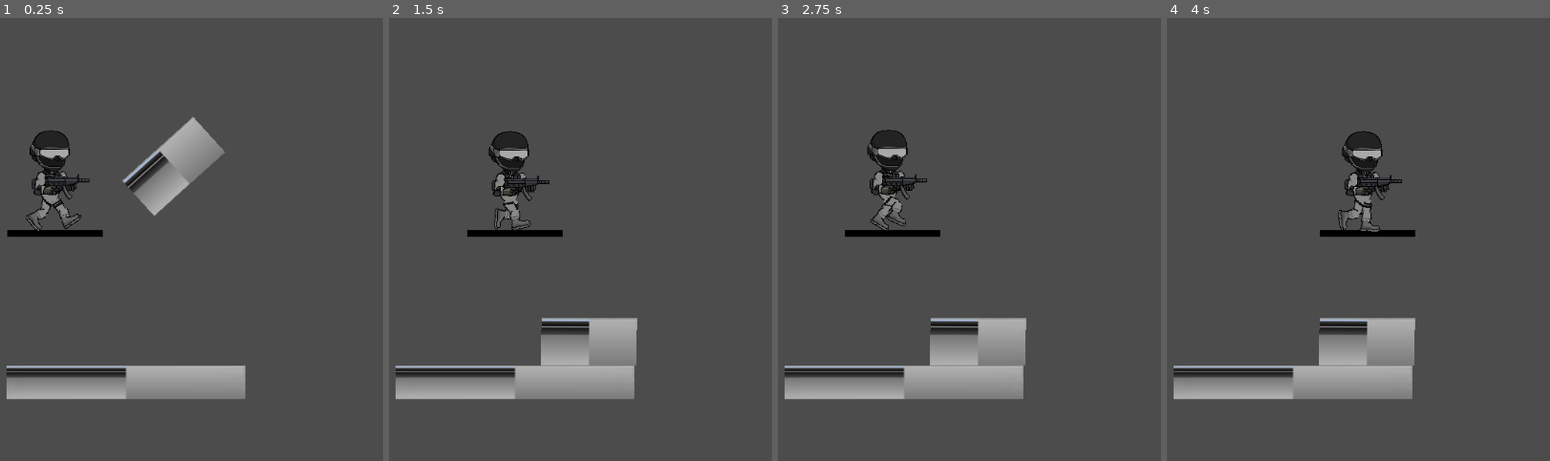
Above: before the commit, frames 1-4 (left to right).
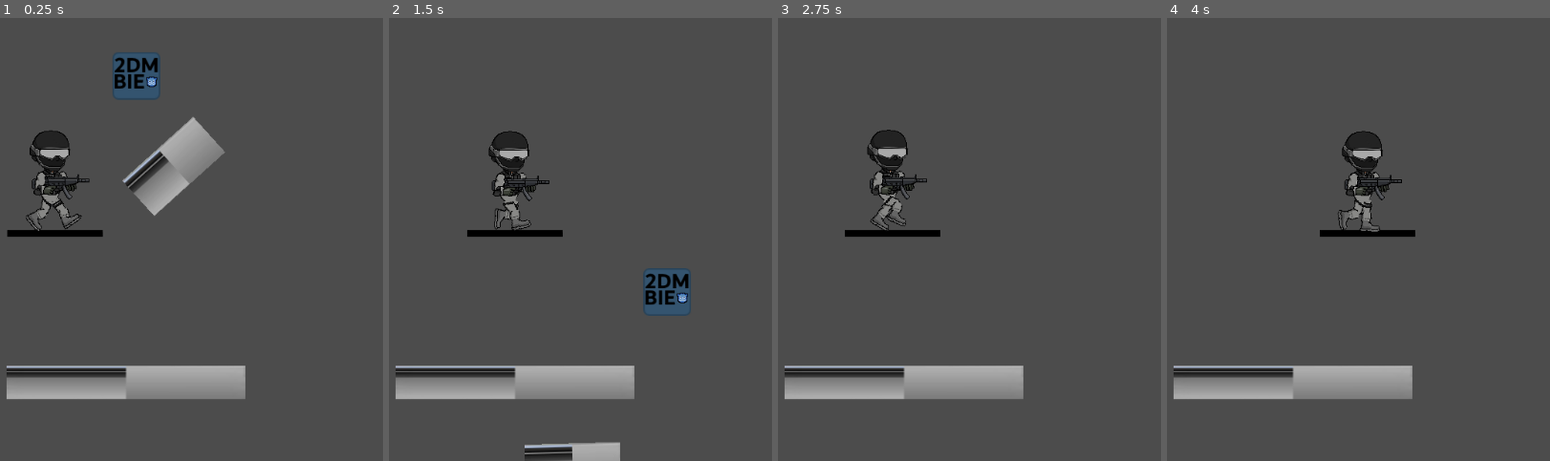
Above: after the commit, the same moments.

Repository: 2DMBIE/2DMBIE-Alpha
Game: Godot game, scene res://map.tscn
Two runs of this game, one before a commit and one after it. Both use one fixed random seed, a clock stepped at 60 frames per second and the inputs below.
Inputs:
- Up to frame 1 (0.25 s): no input
- Up to frame 2 (1.5 s): hold D (right) from 0.53 s (still down); tap W (up) at 0.6, 0.77, 1.07, 1.35 s
- Up to frame 3 (2.75 s): tap W (up) at 1.52, 1.82, 2.1 s; release D (right) at 2.03 s; hold A (left) from 2.03 s (still down)
- Up to frame 4 (4 s): release A (left) at 2.78 s; hold D (right) from 2.78 s (still down); tap W (up) at 2.85, 3.02, 3.32, 3.6, 3.77 s

The runs differ from the first frame. In frame 1, 1.3% of the frame differs, in the area x 29-42%, y 7-19%; in frame 2, 4.8%, in the area x 35-79%, y 56-100%; in frame 3, 2.6%; in frame 4, 2.6%.

Commit message:
eerste prototype player movement

Diff:
--- /dev/null
+++ b/2DMBIE/PlayerProtoAnton.gd
@@ -0,0 +1,27 @@
+extends KinematicBody2D
+
+const UP = Vector2(0, -1)
+const GRAVITY = 20
+const SPEED = 200
+const JUMP_HEIGHT = -400
+
+var motion = Vector2()
+
+func _physics_process(delta):
+	motion.y += GRAVITY
+
+	if Input.is_action_pressed("right"):
+		motion.x = SPEED
+
+	elif Input.is_action_pressed("left"):
+		motion.x = -SPEED
+
+	else:
+		motion.x = 0
+
+	if is_on_floor():
+		if Input.is_action_just_pressed("up"):
+			motion.y = JUMP_HEIGHT
+
+	motion = move_and_slide(motion, UP)
+	pass
--- a/2DMBIE/map.tscn
+++ b/2DMBIE/map.tscn
@@ -1,13 +1,18 @@
-[gd_scene load_steps=5 format=2]
+[gd_scene load_steps=8 format=2]
 
 [ext_resource path="res://assets/groundsprites.png" type="Texture" id=1]
 [ext_resource path="res://player.tscn" type="PackedScene" id=2]
+[ext_resource path="res://icon.png" type="Texture" id=3]
+[ext_resource path="res://PlayerProtoAnton.gd" type="Script" id=4]
 
 [sub_resource type="RectangleShape2D" id=1]
 extents = Vector2( 64.1179, 31.9876 )
 
 [sub_resource type="RectangleShape2D" id=2]
 extents = Vector2( 160.121, 22.354 )
+
+[sub_resource type="RectangleShape2D" id=3]
+extents = Vector2( 31.4912, 32.3642 )
 
 [node name="Level" type="Node2D"]
 
@@ -40,3 +45,22 @@
 
 [node name="Player" parent="." instance=ExtResource( 2 )]
 position = Vector2( 355.82, 303.065 )
+
+[node name="PlayerProtoAnton" type="KinematicBody2D" parent="."]
+position = Vector2( 472.115, 42.8115 )
+script = ExtResource( 4 )
+__meta__ = {
+"_edit_group_": true
+}
+
+[node name="Sprite" type="Sprite" parent="PlayerProtoAnton"]
+texture = ExtResource( 3 )
+__meta__ = {
+"_edit_group_": true
+}
+
+[node name="CollisionShape2D" type="CollisionShape2D" parent="PlayerProtoAnton"]
+shape = SubResource( 3 )
+__meta__ = {
+"_edit_group_": true
+}
--- a/2DMBIE/project.godot
+++ b/2DMBIE/project.godot
@@ -8,14 +8,9 @@
 
 config_version=4
 
-_global_script_classes=[ {
-"base": "",
-"class": "GitAPI",
-"language": "NativeScript",
-"path": "res://git_api.gdns"
-} ]
+_global_script_classes=[  ]
 _global_script_class_icons={
-"GitAPI": ""
+
 }
 
 [application]
@@ -26,7 +21,7 @@
 
 [gdnative]
 
-singletons=[ "res://git_api.gdnlib" ]
+singletons=[  ]
 
 [input]
 
